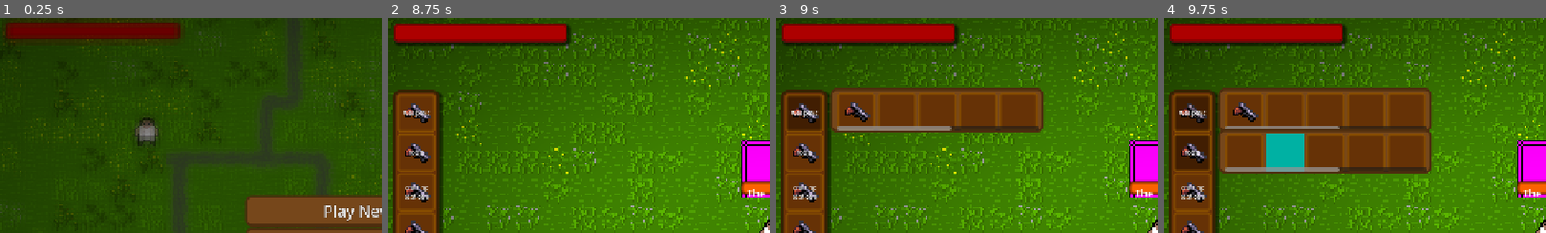
Above: before the commit, frames 1-4 (left to right).
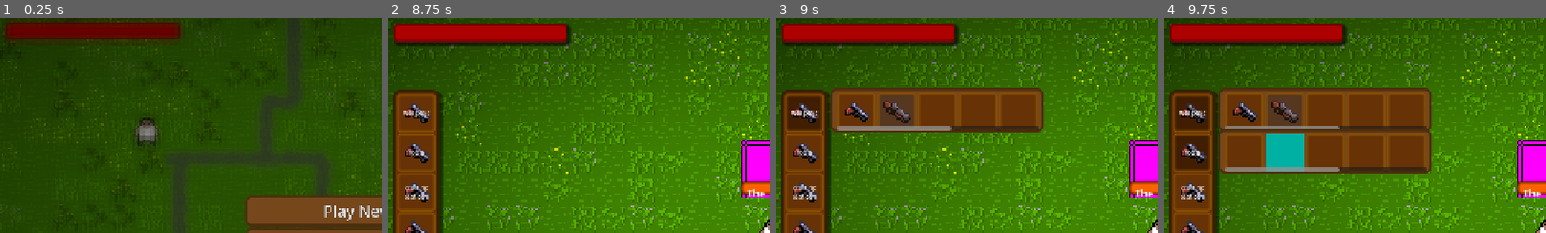
Above: after the commit, the same moments.

Repository: Lucasc0-Git/The-Gunsmith-Survivor
Game: Godot game, scene res://Scenes/StartScene.tscn
The game is run twice, just before and just after one commit, with the same random seed, the same clock (stepped at 60 frames per second) and the same inputs.
Inputs (mouse positions are % of the whole screen's width and height, from its top left):
- Up to frame 1 (0.25 s): no input
- Up to frame 2 (8.75 s): click "Play New Game" at 0.5 s; tap Enter at 1.25, 2.75, 5 s; drag from (3, 92) to (82, 13) at 1.27 s; tap Space at 2, 4.25, 5.75 s; drag from (9, 92) to (82, 13) at 2.02 s; move the mouse to (14, 92) at 2.77 s; hold A (move_left) 2.78-3.5 s; hold Mouse wheel up (prev_weapon) 2.78-3.5 s; click (14, 92) at 2.92 s; drag from (19, 92) to (90, 13) at 3.52 s; drag from (25, 92) to (61, 15) at 4.27 s; drag from (72, 45) to (61, 15) at 5.02 s; move the mouse to (30, 55) at 5.77 s; hold W (move_up) 5.78-6.5 s; hold Mouse wheel down (next_weapon) 5.78-6.5 s; click (30, 55) at 5.92 s; drag from (60, 28) to (30, 55) at 6.52 s; move the mouse to (45, 70) at 7.27 s; press the mouse at (45, 70) at 7.28 s; hold D (move_right) 7.28-8 s; release the mouse at (45, 70) at 8 s; drag from (80, 65) to (45, 70) at 8.02 s
- Up to frame 3 (9 s): click "weapons" at 8.75 s
- Up to frame 4 (9.75 s): click "tools" at 9.5 s
The pictures show only the part of the screen within x 0-50%, y 0-50%; the shares and areas given below are measured in that part.

Frames 1-2 are identical in both runs. In frame 3, 1.2% of the frame differs, in the area x 27-36%, y 36-51%; in frame 4, 1.2%.

Commit message:
added shotgun to craftings

Diff:
--- a/Godot-Project-Files/Scenes/hud.tscn
+++ b/Godot-Project-Files/Scenes/hud.tscn
@@ -17,6 +17,7 @@
 [ext_resource type="Script" uid="uid://bftatnjf1boxh" path="res://Scripts/basic_crafting_panels.gd" id="12_i2avg"]
 [ext_resource type="Theme" uid="uid://c31ap8kbywywe" path="res://Themes/CraftingButton.tres" id="14_ba8gd"]
 [ext_resource type="Texture2D" uid="uid://dgcfntfkmo1bg" path="res://Textures/SURVIVAL HORROR WEAPONS PACK 16X16/2.png" id="15_36s6t"]
+[ext_resource type="Texture2D" uid="uid://3pajlj58aaib" path="res://Textures/SURVIVAL HORROR WEAPONS PACK 16X16/4.png" id="16_36s6t"]
 
 [sub_resource type="StyleBoxFlat" id="StyleBoxFlat_36asn"]
 content_margin_left = 10.0
@@ -309,9 +310,13 @@
 icon_alignment = 1
 expand_icon = true
 
-[node name="Panel2" type="Panel" parent="InventoryUI/BasicCrafting/BasicCraftingPanels/VBoxContainer/Control/WeaponsCraftingContainer/MarginContainer/ScrollContainer/HBoxContainer" unique_id=478754426]
-custom_minimum_size = Vector2(64, 64)
-layout_mode = 2
+[node name="Shotgun" type="Button" parent="InventoryUI/BasicCrafting/BasicCraftingPanels/VBoxContainer/Control/WeaponsCraftingContainer/MarginContainer/ScrollContainer/HBoxContainer" unique_id=1609418427]
+custom_minimum_size = Vector2(64, 64)
+layout_mode = 2
+theme = ExtResource("14_ba8gd")
+icon = ExtResource("16_36s6t")
+icon_alignment = 1
+expand_icon = true
 
 [node name="Panel3" type="Panel" parent="InventoryUI/BasicCrafting/BasicCraftingPanels/VBoxContainer/Control/WeaponsCraftingContainer/MarginContainer/ScrollContainer/HBoxContainer" unique_id=1719569876]
 custom_minimum_size = Vector2(64, 64)
@@ -497,3 +502,4 @@
 [connection signal="mouse_entered" from="InventoryUI/Hotbar" to="." method="_on_hotbar_mouse_entered"]
 [connection signal="mouse_exited" from="InventoryUI/Hotbar" to="." method="_on_hotbar_mouse_exited"]
 [connection signal="pressed" from="InventoryUI/BasicCrafting/BasicCraftingPanels/VBoxContainer/Control/WeaponsCraftingContainer/MarginContainer/ScrollContainer/HBoxContainer/Glock" to="InventoryUI/BasicCrafting" method="_on_glock_pressed"]
+[connection signal="pressed" from="InventoryUI/BasicCrafting/BasicCraftingPanels/VBoxContainer/Control/WeaponsCraftingContainer/MarginContainer/ScrollContainer/HBoxContainer/Shotgun" to="InventoryUI/BasicCrafting" method="_on_shotgun_pressed"]
--- a/Godot-Project-Files/Scripts/basic_crafting.gd
+++ b/Godot-Project-Files/Scripts/basic_crafting.gd
@@ -7,15 +7,16 @@
 @onready var basic_craftings: BasicCraftingUIPanel = $BasicCraftingPanels
 
 @onready var glock_button: Button = $BasicCraftingPanels/VBoxContainer/Control/WeaponsCraftingContainer/MarginContainer/ScrollContainer/HBoxContainer/Glock
+@onready var shotgun_button: Button = $BasicCraftingPanels/VBoxContainer/Control/WeaponsCraftingContainer/MarginContainer/ScrollContainer/HBoxContainer/Shotgun
+
 
 var crafting_buttons: Dictionary[Button, ItemData] = {} # Button -> ItemData
 
 var glock_item: ItemData = ItemRegistry.items["glock"]
 var wood_item: ItemData = ItemRegistry.items["wood"]
+var shotgun_item: ItemData = ItemRegistry.items["shotgun"]
 
 func _ready() -> void:
-
-
 	for i in range(grid_container.get_child_count()):
 		var crafting_slot: Button = grid_container.get_child(i)
 		crafting_slot.toggled.connect(
@@ -29,7 +30,7 @@
 	the_core.player_exited_crafting_area.connect(hide_crafting)
 
 	crafting_buttons[glock_button] = glock_item
-
+	crafting_buttons[shotgun_button] = shotgun_item
 
 	if inventory == null:
 		push_error("Inventory is null")
@@ -71,7 +72,11 @@
 		inventory.give_item(glock_item)
 		inventory.rm_items_by_recipe(glock_item.crafting_recipe)
 
-
+func _on_shotgun_pressed() -> void:
+	if inventory == null: return
+	if inventory.can_craft(shotgun_item.crafting_recipe):
+		inventory.give_item(shotgun_item)
+		inventory.rm_items_by_recipe(shotgun_item.crafting_recipe)
 
 ##The Tools crafting recipes.
 
--- a/Godot-Project-Files/items/Inv_items/Glock_item.tres
+++ b/Godot-Project-Files/items/Inv_items/Glock_item.tres
@@ -14,6 +14,6 @@
 display_name = "Glock"
 description = "A nice and grateful handgun."
 crafting_recipe = Dictionary[ExtResource("1_iujff"), int]({
-ExtResource("2_o4206"): 30
+ExtResource("2_o4206"): 16
 })
 metadata/_custom_type_script = "uid://duhl153idv7v8"
--- a/Godot-Project-Files/items/Inv_items/Shotgun_item.tres
+++ b/Godot-Project-Files/items/Inv_items/Shotgun_item.tres
@@ -2,6 +2,9 @@
 
 [ext_resource type="Script" uid="uid://duhl153idv7v8" path="res://Scripts/WeaponItemData.gd" id="1_527dj"]
 [ext_resource type="Texture2D" uid="uid://3pajlj58aaib" path="res://Textures/SURVIVAL HORROR WEAPONS PACK 16X16/4.png" id="1_ctbmv"]
+[ext_resource type="Script" uid="uid://dgi6p7vrp0imi" path="res://Scripts/ItemData.gd" id="1_lhxjk"]
+[ext_resource type="Resource" uid="uid://dmcom6xx0kjas" path="res://items/Inv_items/Glock_item.tres" id="2_k8rhj"]
+[ext_resource type="Resource" uid="uid://cc0anv7sdlwn4" path="res://items/Inv_items/Wood_item.tres" id="3_k8rhj"]
 [ext_resource type="Resource" uid="uid://cn2o1vek71aab" path="res://items/Weapons/Shooting_weapons/Shotgun.tres" id="3_lhxjk"]
 
 [resource]
@@ -11,4 +14,8 @@
 icon = ExtResource("1_ctbmv")
 display_name = "Shotgun"
 description = "A nice, BIG, shootgun... shoot, I said shootgun again, didn't I? Anyways, it's  a SHOTGUN!"
+crafting_recipe = Dictionary[ExtResource("1_lhxjk"), int]({
+ExtResource("2_k8rhj"): 1,
+ExtResource("3_k8rhj"): 32
+})
 metadata/_custom_type_script = "uid://duhl153idv7v8"
